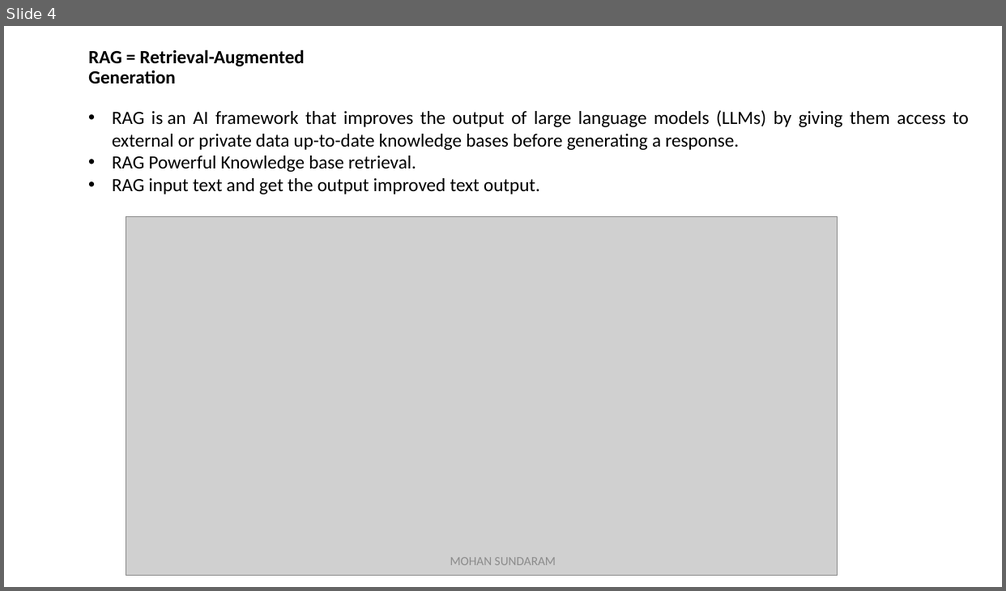
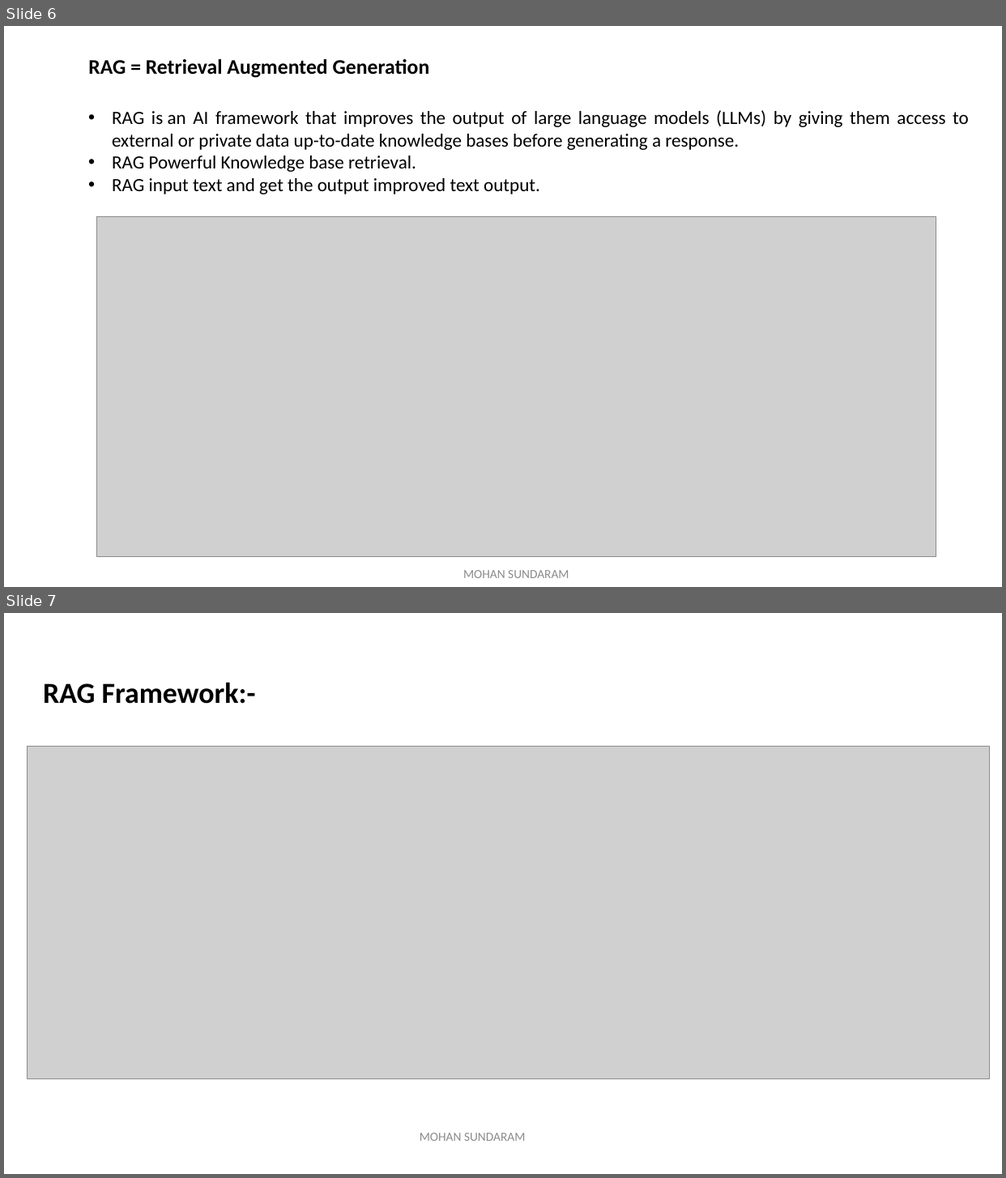
Before and after one commit to mohan4295work/Doc, a slide deck: Artificial Intelligence.pptx. Shown one above the other, each under a label of ours: slide 4 before the commit, slides 6 and 7 after it. The pictures are 1006x591 and 1006x1178 pixels, drawn with LibreOffice and Linux fonts; fonts in the diff are those of the drawing; grey boxes stand for pictures. Boxes give left, top, right and bottom in pixels: in the first picture for what was removed or moved away, otherwise in the second. Text is boxed around its words. In the diff, an @@ line names an element or a change of style, - is before the commit and + after.

```diff
--- a/Artificial Intelligence.pptx
+++ b/Artificial Intelligence.pptx
@@ slide 7 added at (x1=4, y1=613, x2=1002, y2=1174), background #FFFFFF @@
@@ text added at (x1=43, y1=682, x2=256, y2=704), 28 pt, text #000000, bold @@
+RAG Framework:-
@@ picture added at (x1=27, y1=747, x2=990, y2=1080) @@
@@ text added at (x1=420, y1=1133, x2=525, y2=1141), 12 pt, text #8C8C8C @@
+MOHAN SUNDARAM
@@ what was slide 4 is now slide 6 @@
@@ slide 6 changed as well @@
@@ title at (x1=88, y1=59, x2=430, y2=78): text changed; size 18 to 20 pt @@
-RAG = Retrieval-Augmented Generation
+RAG = Retrieval Augmented Generation
@@ picture resized from (x1=126, y1=217, x2=837, y2=575) to (x1=97, y1=217, x2=936, y2=557) @@
@@ text "MOHAN SUNDARAM" moved from (x1=450, y1=557, x2=556, y2=565) to (x1=463, y1=570, x2=569, y2=578) @@
```
Also in this commit, not shown: 5 other slides changed, 6 other slides added, 1 slide removed.
